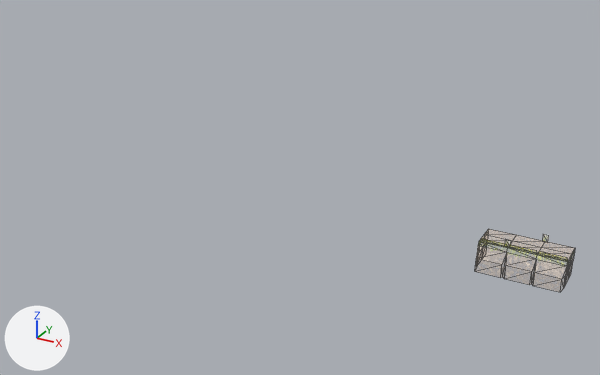
The FBX model Assets/Models/terreno_01.FBX: old version first, new version second.
One viewpoint serves both versions: a 50 mm lens placed at (11.8, -51.9, 26.4), pointed at (-20.4, 6.7, -2.9). Arrows for +X, +Y and +Z are at lower left; the lights stay in place. Mesh edges are drawn as thin lines.

In view in the first picture: 'terreno_01'.
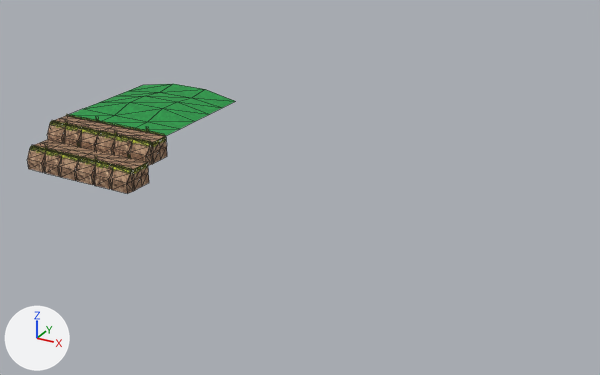
Commit message: Terreno 01

The change, as a diff of the scene's bpy script:
```diff
--- a/Assets/Models/terreno_01.FBX.py
+++ b/Assets/Models/terreno_01.FBX.py
@@ img_textur_terreno_png @@
-img_textur_terreno_png = load_image('textur_terreno.png', '../Textures/models/textur_terreno.png', 512, 512, 'Non-Color')
+img_textur_terreno_png = load_image('textur_terreno.png', '_unpacked/textur_terreno.png', 512, 512, 'sRGB')
@@ mat_text_terreno @@
 n0 = _N.new('ShaderNodeBsdfPrincipled'); n0.name = 'Principled BSDF'
 n2 = _N.new('ShaderNodeTexImage'); n2.name = 'Image Texture'
 n2.image = img_textur_terreno_png
-n3 = _N.new('ShaderNodeTexImage'); n3.name = 'Image Texture.001'
-n3.image = img_textur_terreno_png
 _L.new(n2.outputs[0], n0.inputs[0])  # 'Color' to 'Base Color'
-_L.new(n3.outputs[0], n0.inputs[4])  # 'Color' to 'Alpha'
 _L.new(n0.outputs[0], n1.inputs[0])  # 'BSDF' to 'Surface'
+_L.new(n2.outputs[1], n0.inputs[4])  # 'Alpha' to 'Alpha'
@@ me_mesh @@
 # used by ob_terreno_01; location = (1.0, 0.0, 0.01); scale = (0.0254, 0.0254, 0.0254)
-me_mesh.from_pydata(...)  # 74 vertices, 96 faces; spans x -118.0..118.0, y -74.0..40.0, z -79.0..22.0
+me_mesh.from_pydata(...)  # 340 vertices, 426 faces; spans x -236.0..236.0, y -141.0..29.0, z -174.0..513.0
+# me_mesh part 1: the loose piece of 56 vertices spanning x -118.0..118.0, y -74.0..40.0, z -79.0..0.0 is multiplied about its middle by the matrix ((-1.0, 0.0, 0.0), (0.0, 0.0, 1.0), (0.0, 1.0, 0.0)), then moved by (118.0, -22.0, 34.0)
+# me_mesh part 2: the loose piece of 10 vertices spanning x -118.0..118.0, y -45.0..-44.0, z -1.0..9.0 is scaled about its middle by (-1, -9.38, -0.107), then moved by (118.0, 49.0, -36.0)
+# me_mesh part 3: the loose piece of 56 vertices spanning x -118.0..118.0, y -74.0..40.0, z -79.0..0.0 is copied, and the copy is multiplied about its middle by the matrix ((-1.0, 0.0, 0.0), (0.0, 0.0, 1.0), (0.0, 1.0, 0.0)), then moved by (-118.0, -22.0, 34.0); it spans x -236.0..0.0, y -79.0..0.0, z -62.0..52.0
+# me_mesh part 4: the loose piece of 10 vertices spanning x -118.0..118.0, y -45.0..-44.0, z -1.0..9.0 is copied, and the copy is scaled about its middle by (-1, -9.38, -0.107), then moved by (-118.0, 49.0, -36.0); it spans x -236.0..0.0, y -1.0..9.0, z -33.0..-32.0
+# me_mesh part 5: the loose piece of 56 vertices spanning x -118.0..118.0, y -74.0..40.0, z -79.0..0.0 is copied, and the copy is multiplied about its middle by the matrix ((-1.0, 0.0, 0.0), (0.0, 0.0, 1.0), (0.0, 1.0, 0.0)), then moved by (118.0, -84.0, -77.0); it spans x 0.0..236.0, y -141.0..-62.0, z -174.0..-60.0
+# me_mesh part 6: the loose piece of 10 vertices spanning x -118.0..118.0, y -45.0..-44.0, z -1.0..9.0 is copied, and the copy is scaled about its middle by (-1, -9.38, -0.107), then moved by (118.0, -13.0, -148.0); it spans x 0.0..236.0, y -62.0..-53.0, z -145.0..-144.0
+# me_mesh part 7: the loose piece of 56 vertices spanning x -118.0..118.0, y -74.0..40.0, z -79.0..0.0 is copied, and the copy is multiplied about its middle by the matrix ((-1.0, 0.0, 0.0), (0.0, 0.0, 1.0), (0.0, 1.0, 0.0)), then moved by (-118.0, -84.0, -77.0); it spans x -236.0..0.0, y -141.0..-62.0, z -174.0..-60.0
+# me_mesh part 8: the loose piece of 10 vertices spanning x -118.0..118.0, y -45.0..-44.0, z -1.0..9.0 is copied, and the copy is scaled about its middle by (-1, -9.38, -0.107), then moved by (-118.0, -13.0, -148.0); it spans x -236.0..0.0, y -62.0..-53.0, z -145.0..-144.0
+# me_mesh part 9
+# 52 vertices are added at x -236.0..236.0, y -62.0..29.0, z -143.0..513.0
+# 16 new vertices lie (16.0, 0.0, 0.0) away from vertices in x -165.0..152.0, y -62.0..22.0, z -143.0..49.0
+# 8 new vertices lie (0.0, 0.0, 93.0) away from vertices in x -236.0..236.0, y 0.0..26.0, z 47.0..420.0
+# 28 new faces join them, mat_text_terreno (picture img_textur_terreno_png)
+# 30 new faces join them, mat_text_cesped_terreno (picture img_text_cesped_png)
 me_mesh.materials.append(mat_text_terreno)
+me_mesh.materials.append(mat_text_cesped_terreno)  # picture img_text_cesped_png
@@ ob_terreno_01 @@
 ob_terreno_01 = bpy.data.objects.new('terreno_01', me_mesh)
-ob_terreno_01.location = (1.0, 0.0, 0.01)
+ob_terreno_01.location = (-39.33, 3.54, 0.25)
+ob_terreno_01.rotation_euler = (1.571, 0.0, -3.142)  # degrees (90, 0, -180)
 ob_terreno_01.scale = (0.0254, 0.0254, 0.0254)
```

What differs and where, as boxes (x1, y1, x2, y2) in the pictures (600 x 375 px; the box of a moved part takes in the faces that stretch with it):
'terreno_01', surface changed, reshaped, moved, turned: before (475, 229, 575, 292); after (27, 84, 235, 194)
part 1 of me_mesh, moved or reshaped: before (475, 229, 575, 292); after (47, 115, 114, 150)
part 2 of me_mesh, moved or reshaped: before (481, 238, 568, 260); after (51, 120, 99, 132)
part 3 of me_mesh, added (brown): after (96, 126, 167, 166)
part 4 of me_mesh, added: after (100, 130, 151, 143)
part 5 of me_mesh, added (brown): after (27, 139, 95, 181)
part 6 of me_mesh, added: after (31, 145, 80, 158)
part 7 of me_mesh, added (brown): after (76, 150, 149, 194)
part 8 of me_mesh, added: after (80, 156, 132, 170)
part 9 of me_mesh, added (green): after (45, 84, 235, 161)
